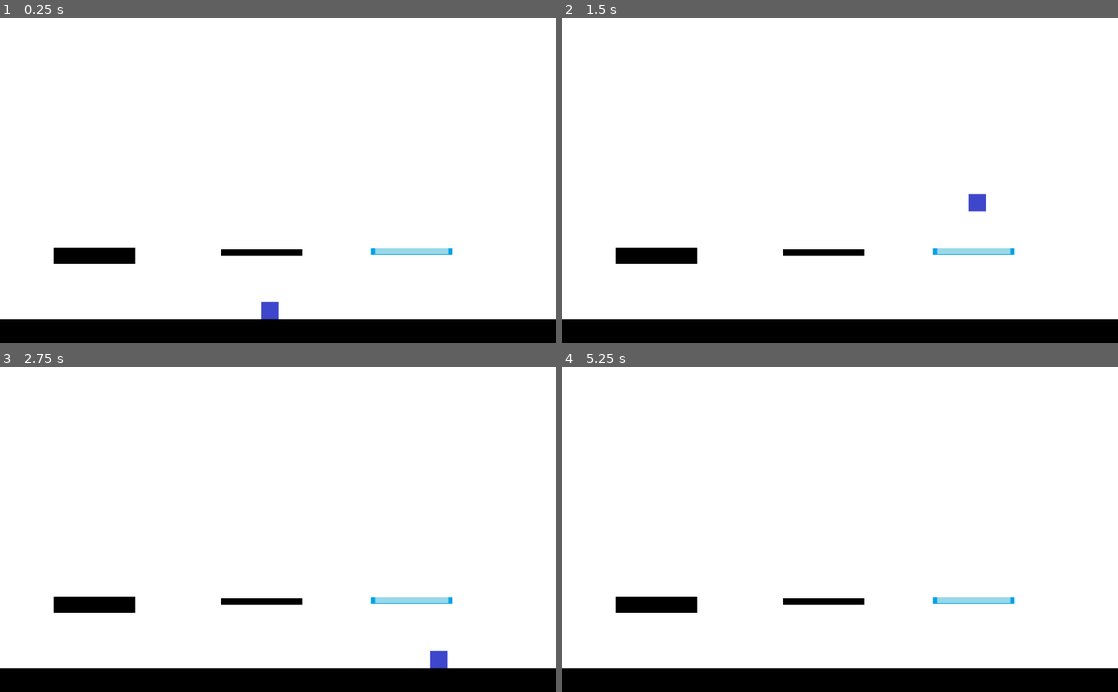
Above: before the commit, frames 1-4 (two rows, left to right).
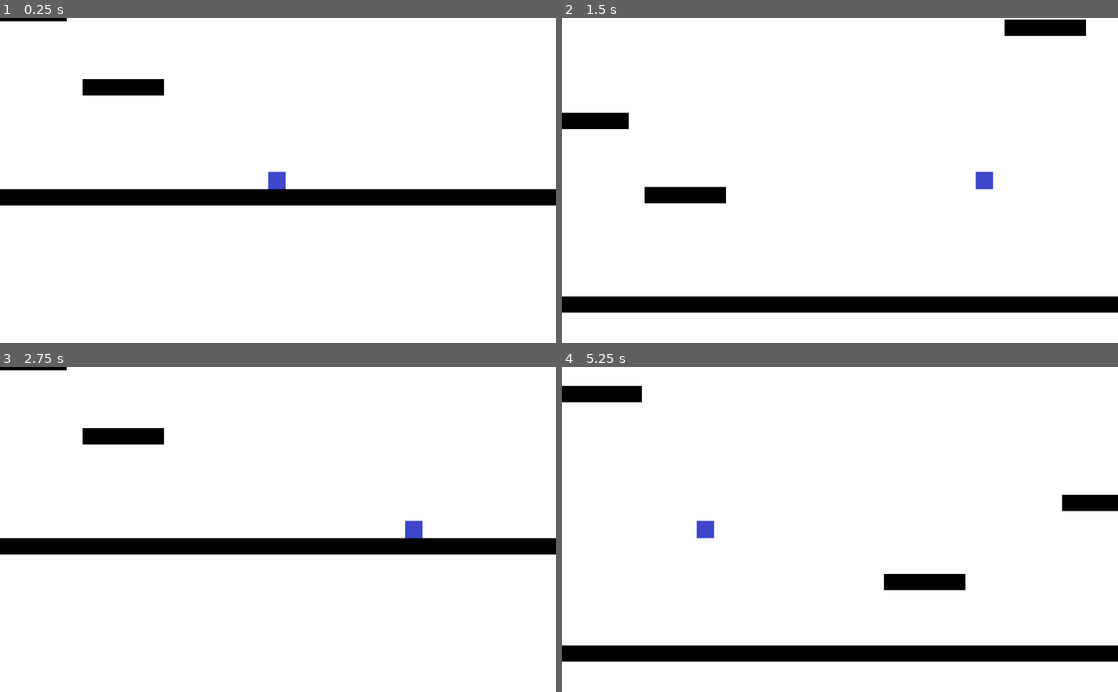
Above: after the commit, the same moments.

Repository: Darkstick/Jumper
Game: Godot game, scene res://Scenes/Levels/main.tscn
Same seed, same stepped clock (60 frames per second), same inputs: the game is played once before the commit and once after it. Before the commit the project starts from res://Scenes/Levels/testMap.tscn.
Inputs:
- Up to frame 1 (0.25 s): no input
- Up to frame 2 (1.5 s): tap Enter at 0.5 s; hold Right (right) from 0.53 s (still down); tap Up (up) at 0.77 s
- Up to frame 3 (2.75 s): tap Up (up) at 1.52 s; release Right (right) at 2.03 s; hold Left (left) from 2.03 s (still down)
- Up to frame 4 (5.25 s): release Left (left) at 2.78 s; hold Right (right) 2.78-4.28 s; tap Up (up) at 3.02, 3.77, 4.52 s; tap R (reset, bound only after the commit) at 4.15 s; hold Left (left) 4.28-5.03 s; hold Right (right) from 5.03 s (still down)

The runs differ from the first frame. In frame 1, 15% of the frame differs, in the area x 0-100%, y 0-100%; in frame 2, 16%; in frame 3, 15%; in frame 4, 16%.

Commit message:
basic platforms generate with good y but bad x

Diff:
--- /dev/null
+++ b/Scenes/Levels/main.tscn
@@ -0,0 +1,20 @@
+[gd_scene load_steps=4 format=2]
+
+[ext_resource path="res://Scenes/Objects/basicPlatform.tscn" type="PackedScene" id=1]
+[ext_resource path="res://Scenes/Creatures/player.tscn" type="PackedScene" id=2]
+[ext_resource path="res://Scripts/main.gd" type="Script" id=3]
+
+[node name="main" type="Node"]
+script = ExtResource( 3 )
+
+[node name="staticFloor" parent="." instance=ExtResource( 1 )]
+position = Vector2( 526.303, 13.8253 )
+scale = Vector2( 8, 1 )
+
+[node name="player" parent="." instance=ExtResource( 2 )]
+position = Vector2( 510.303, -17.1577 )
+
+[node name="Camera2D" type="Camera2D" parent="player"]
+current = true
+limit_left = 0
+limit_right = 1024
--- /dev/null
+++ b/Scenes/Levels/testMap.gd
@@ -0,0 +1,16 @@
+extends Node
+
+
+# Declare member variables here. Examples:
+# var a = 2
+# var b = "text"
+
+
+# Called when the node enters the scene tree for the first time.
+func _ready():
+	pass # Replace with function body.
+
+
+# Called every frame. 'delta' is the elapsed time since the previous frame.
+#func _process(delta):
+#	pass
--- a/Scripts/Creatures/player.gd
+++ b/Scripts/Creatures/player.gd
@@ -20,6 +20,8 @@
 		velocity.x = lerp(velocity.x, 0, friction)
 	if Input.is_action_pressed("down"):
 		pass
+	if Input.is_action_pressed("reset"):
+		get_tree().change_scene("res://Scenes/Levels/main.tscn")
 
 func _physics_process(delta):
 	#movement#
--- /dev/null
+++ b/Scripts/main.gd
@@ -0,0 +1,31 @@
+extends Node
+
+#all the platforms that will appear#
+var basicPlatform = preload("res://Scenes/Objects/basicPlatform.tscn")
+var thinPlatform = preload("res://Scenes/Objects/thinPlatform.tscn")
+var icyPlatform = preload("res://Scenes/Objects/icyPlatform.tscn")
+
+#number of platforms that will appear in this stage before the exit platform appears
+export var platformNum = 5
+
+#keeps track of the height of the last platform
+var previousY = 0
+var previousX = 0
+
+#randomness
+var rng = RandomNumberGenerator.new()
+
+func _ready():
+	for i in platformNum:
+		#horizontal position selection
+		rng.randomize()
+		var x = rng.randf_range(30, 1004)
+
+		#height selection
+		rng.randomize()
+		var y = rng.randf_range(-100, -210) #210 is the current max player jump
+		var platform = basicPlatform.instance()
+		platform.position.y = y + previousY
+		platform.position.x = x
+		previousY = platform.position.y
+		add_child(platform)
--- a/project.godot
+++ b/project.godot
@@ -11,7 +11,7 @@
 [application]
 
 config/name="Jumper"
-run/main_scene="res://Scenes/Levels/testMap.tscn"
+run/main_scene="res://Scenes/Levels/main.tscn"
 config/icon="res://icon.png"
 
 [debug]
@@ -44,6 +44,11 @@
 , Object(InputEventKey,"resource_local_to_scene":false,"resource_name":"","device":0,"alt":false,"shift":false,"control":false,"meta":false,"command":false,"pressed":false,"scancode":68,"unicode":0,"echo":false,"script":null)
  ]
 }
+reset={
+"deadzone": 0.5,
+"events": [ Object(InputEventKey,"resource_local_to_scene":false,"resource_name":"","device":0,"alt":false,"shift":false,"control":false,"meta":false,"command":false,"pressed":false,"scancode":82,"unicode":0,"echo":false,"script":null)
+ ]
+}
 
 [physics]
 
